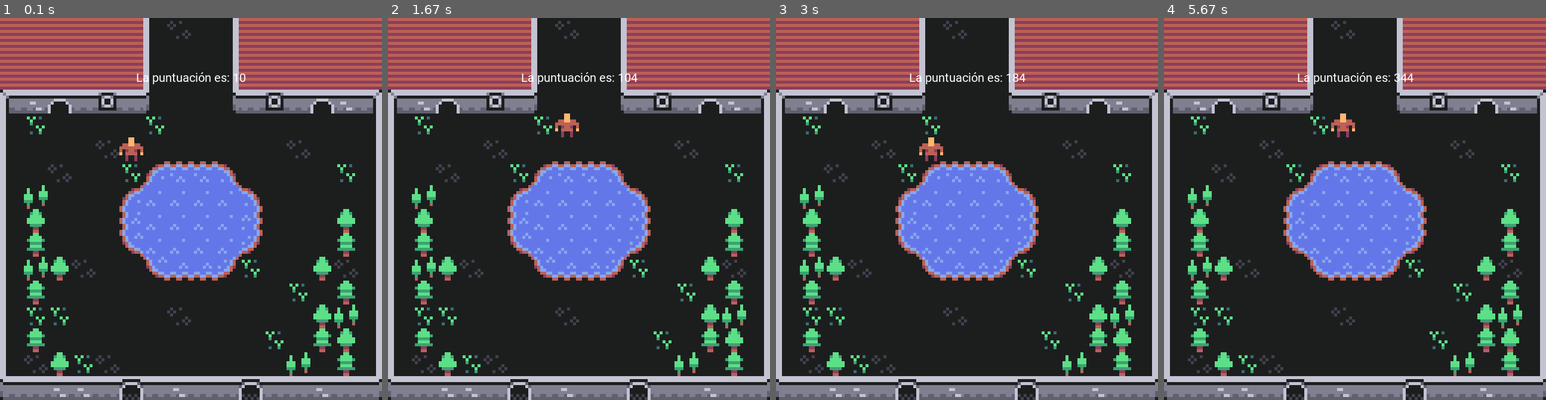
Above: before the commit, frames 1-4 (left to right).
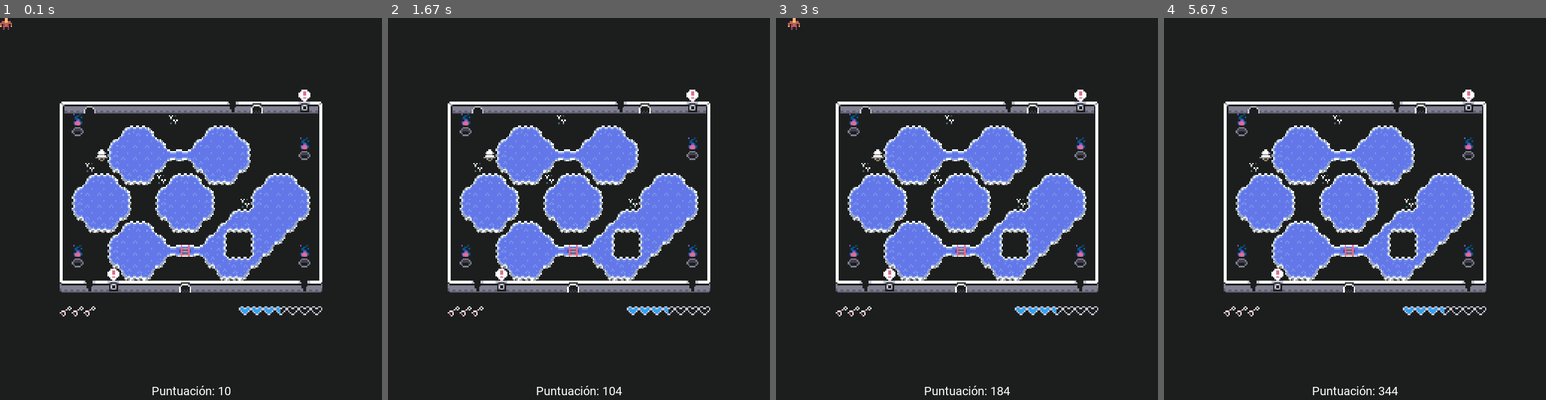
Above: after the commit, the same moments.

Repository: beacabdan/videogamesWithAI
Game: pygame game, started from class3funcionesGeneral.py
Two runs of this game, one before a commit and one after it. Both use one fixed random seed, a clock stepped at 60 frames per second and the inputs below.
Inputs:
- Up to frame 1 (0.1 s): no input
- Up to frame 2 (1.67 s): hold Right 0.33-0.8 s; hold Up 0.83-1.13 s; hold Right 1.17-1.63 s
- Up to frame 3 (3 s): hold Down 2.23-2.53 s; hold Left 2.57-2.97 s
- Up to frame 4 (5.67 s): hold Up 3-3.37 s; hold Right 3.4-4.03 s; hold Down 4.07-4.43 s; hold Left 4.47-4.93 s; hold Right 4.97-5.43 s; hold Up from 5.47 s (still down)

The runs differ from the first frame. In frame 1, 48% of the frame differs, in the area x 0-100%, y 0-100%; in frame 2, 48%; in frame 3, 48%; in frame 4, 48%.

Commit message:
Ejemplos clase 3

Diff:
--- a/class3funcionesGeneral.py
+++ b/class3funcionesGeneral.py
@@ -9,7 +9,7 @@
 def carga_tablero():
     # instead of creating a board, we load it from a file
     tablero = []
-    with open('assets/mymap1.csv') as csvfile:
+    with open('assets/mymap.csv') as csvfile:
         counter = 0
         reader = csv.reader(csvfile)
         for row in reader:
@@ -23,18 +23,18 @@
     # width and height of the 2D board
     width = len(tablero[0])
     height = len(tablero)
-    tile_size = int(config.display_width / width)
+    # cargar el tile set (piezas del puzzle)
+    image = pygame.image.load('assets/tileset.png')  # add .convert() at the end if you do not want to keep transparency
+    image_width, image_height = image.get_size()
 
-    # cargar el tile set (piezas del puzzle)
-    image = pygame.image.load(
-        'assets/tilesetOriginal.png')  # add .convert() at the end if you do not want to keep transparency
-    image_width, image_height = image.get_size()
+    tile_size = image_width/16  # cambiad este número dependieno
+
     tile_table = []
-    for tile_x in range(0, int(image_width / 8)):
+    for tile_x in range(0, int(image_width / tile_size)):
         line = []
         tile_table.append(line)
-        for tile_y in range(0, int(image_height / 8)):
-            rect = (tile_x * 8, tile_y * 8, 8, 8)
+        for tile_y in range(0, int(image_height / tile_size)):
+            rect = (tile_x * tile_size, tile_y * tile_size, tile_size, tile_size)
             line.append(image.subsurface(rect))
 
     return tablero, tile_table
@@ -47,19 +47,24 @@
     gameDisplay.blit(TextSurf, TextRect)
 
 def dibuja_tablero():
+    width = len(tablero[0])
+    height = len(tablero)
+    tile_size_x = int(config.display_width / width)
+    tile_size_y = int(config.display_height / height)
+
     gameDisplay.fill(colours.darkgrey)
     for row in range(len(tablero)):
         for column in range(len(tablero[row])):
             tile_x = tablero[row][column] % 16
             tile_y = int(tablero[row][column] / 16)
-            tile = pygame.transform.scale(tile_table[tile_x][tile_y], (tile_size, tile_size))
-            gameDisplay.blit(tile, (column * tile_size, row * tile_size))
+            tile = pygame.transform.scale(tile_table[tile_x][tile_y], (tile_size_x, tile_size_y))
+            gameDisplay.blit(tile, (column * tile_size_x, row * tile_size_y))
 
 def dibuja_sprite(img, y, x):
     gameDisplay.blit(img, (config.display_width / width * x, config.display_height / height * y))  # pon un sprite en la posición xy
 
 def mueve_player():
-    steppable_tiles = [18, 16, 3, 35, 70, 92, 69]
+    steppable_tiles = [0, 1, 2]  # completadlo vosotros según vuestro tileset
 
     deltax = 0
     deltay = 0
@@ -75,7 +80,6 @@
 
     x = player_pos[0]
     y = player_pos[1]
-    print(player_pos, "antes", tablero[x][y])
 
     try:
         if tablero[x + deltax][y + deltay] in steppable_tiles:
@@ -97,18 +101,19 @@
 
 
 pygame.init()
-gameDisplay = pygame.display.set_mode((config.display_width, config.display_height))
 
 tablero, tile_table = carga_tablero()
 height = len(tablero)
 width = len(tablero[1])
-tile_size = int(config.display_width / width)
+
+config.display_height = int(config.display_width/width * height)
+
+gameDisplay = pygame.display.set_mode((config.display_width, config.display_height))
 
 jugador = tile_table[5][0]
 jugador = pygame.transform.scale(jugador, (int(config.display_width/width), int(config.display_height/height)))
 
-# generate a random position for the player and the food and place both in the 2d board
-player_pos = [5, 5]
+player_pos = [0, 0]  # generate a position for the player
 puntuacion = 0
 turno = 0
 
@@ -133,8 +138,8 @@
     dibuja_tablero()
     dibuja_sprite(jugador, player_pos[0], player_pos[1])
 
-    mensaje = "La puntuación es: " + str(puntuacion)
-    escribe_texto(mensaje, config.display_width//2, 100)
+    mensaje = "Puntuación: " + str(puntuacion)
+    escribe_texto(mensaje, config.display_width //2, config.display_height - 15)
 
     # UPDATE DISPLAY AND INCREASE TIME
     pygame.display.update()
